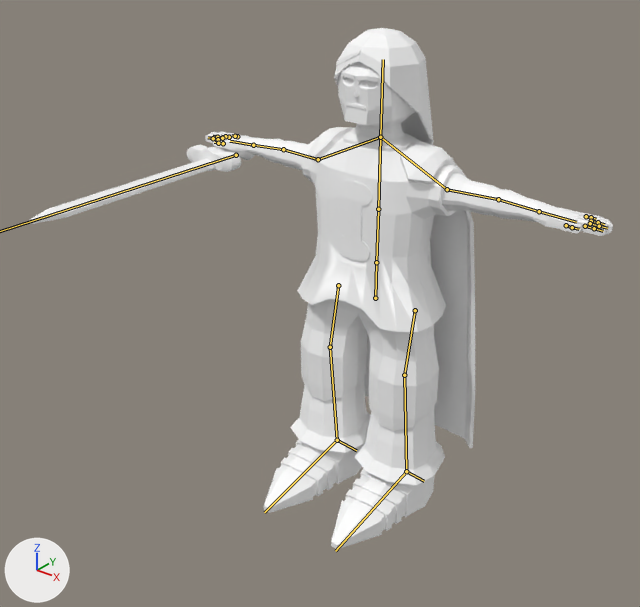
One commit to the glTF model figments-of-fuyan/assets/models/fof/cards/silas_iii.glb: the scene before it, then after it.
Before and after are seen from a camera (50 mm lens) standing at (1.93, -2.79, 2.51) and looking at (-0.06, -0.3, 0.97). The axes (+X, +Y, +Z) are drawn at lower left. The lights are the same throughout. The picture after the commit comes second. The bones that change, and the others that lie on the model, are drawn over the model as lines.

Names of what the first picture shows: 'SilasIII'.
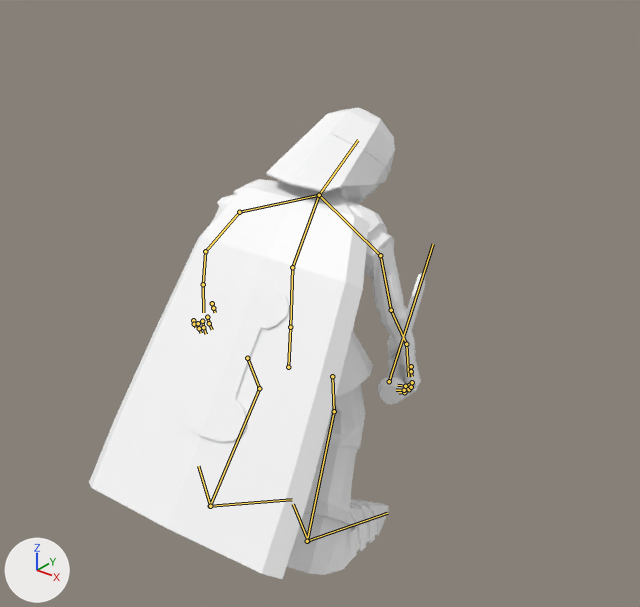
The newer file adds an action. The first version stands in its rest pose; the second is drawn at frame 34 of the action 'AttackSpin'.

Where the change shows, as pixel boxes (x1, y1, x2, y2) in the pictures (640 x 607 px):
'SilasIII', posed (42% narrower, 10% shorter): before (29, 28, 613, 549); after (89, 108, 426, 579)
bone 'Root', root to tip: before (375, 298) to (376, 262); after (288, 367) to (290, 327)
bone 'UpperLeg.R', root to tip: before (338, 285) to (330, 347); after (332, 376) to (334, 411)
bone 'LowerLeg.R', root to tip: before (330, 347) to (337, 440); after (334, 411) to (307, 541)
bone 'Foot.R', root to tip: before (337, 440) to (264, 512); after (307, 541) to (387, 513)
bone 'SpineLower', root to tip: before (376, 262) to (378, 209); after (290, 327) to (292, 267)
bone 'Spine', root to tip: before (378, 209) to (380, 137); after (292, 267) to (319, 195)
bone 'Head', root to tip: before (380, 137) to (383, 59); after (319, 195) to (358, 140)
bone 'Shoulder.R', root to tip: before (380, 137) to (318, 159); after (319, 195) to (380, 255)
bone 'ElbowLower.R', root to tip: before (318, 159) to (283, 149); after (380, 255) to (391, 310)
bone 'ElbowUpper.R', root to tip: before (283, 149) to (253, 145); after (391, 310) to (406, 344)
bone 'Hand.R', root to tip: before (253, 145) to (230, 141); after (406, 344) to (408, 376)
bone 'PinkieLower.R', root to tip: before (237, 136) to (235, 136); after (408, 386) to (406, 389)
bone 'PinkieUpper.R', root to tip: before (235, 136) to (232, 135); after (406, 389) to (402, 392)
bone 'RingLower.R', root to tip: before (229, 137) to (225, 136); after (409, 389) to (404, 392)
bone 'RingUpper.R', root to tip: before (225, 136) to (221, 136); after (404, 392) to (399, 392)
bone 'MiddleLower.R', root to tip: before (222, 138) to (217, 137); after (411, 387) to (404, 390)
bone 'MiddleUpper.R', root to tip: before (217, 137) to (212, 136); after (404, 390) to (396, 390)
bone 'IndexLower.R', root to tip: before (218, 139) to (213, 138); after (412, 382) to (405, 386)
bone 'IndexUpper.R', root to tip: before (213, 138) to (208, 137); after (405, 386) to (397, 385)
bone 'ElbowLower.L', root to tip: before (447, 189) to (498, 199); after (239, 212) to (205, 251)
bone 'ElbowUpper.L', root to tip: before (498, 199) to (539, 211); after (205, 251) to (203, 284)
bone 'Hand.L', root to tip: before (539, 211) to (576, 222); after (203, 284) to (203, 312)
bone 'PinkieLower.L', root to tip: before (586, 216) to (591, 217); after (193, 320) to (194, 324)
bone 'PinkieUpper.L', root to tip: before (591, 217) to (596, 219); after (194, 324) to (196, 327)
bone 'RingLower.L', root to tip: before (591, 221) to (598, 222); after (198, 323) to (199, 328)
bone 'MiddleLower.L', root to tip: before (590, 223) to (599, 226); after (202, 321) to (203, 327)
bone 'MiddleUpper.L', root to tip: before (599, 226) to (607, 228); after (203, 327) to (206, 334)
bone 'IndexLower.L', root to tip: before (585, 226) to (594, 228); after (207, 317) to (209, 323)
bone 'IndexUpper.L', root to tip: before (594, 228) to (603, 231); after (209, 323) to (212, 329)
bone 'ThumbLower.L', root to tip: before (566, 225) to (572, 227); after (212, 303) to (213, 308)
bone 'UpperLeg.L', root to tip: before (415, 310) to (404, 375); after (247, 358) to (259, 388)
bone 'LowerLeg.L', root to tip: before (404, 375) to (406, 471); after (259, 388) to (210, 506)
bone 'Foot.L', root to tip: before (406, 471) to (335, 551); after (210, 506) to (292, 499)

The change in detail:
Bone 'Root' (bone_root) moves from (0.0, 0.0, 0.0) to (-0.045, -0.12, 0.515).
Bone 'Root' (bone_root) turns from (0, 0, 0) to (13, -172, 4) degrees about its own x, y and z.
Bone 'UpperLeg.R' (bone_upperleg_r) turns from (0, 0, 0) to (30, -19, 8) degrees about its own x, y and z.
Bone 'LowerLeg.R' (bone_lowerleg_r) turns from (0, 0, 0) to (-65, 0, 0) degrees about its own x, y and z.
Bone 'Foot.R' (bone_foot_r) turns from (0, 0, 0) to (34, 17, -26) degrees about its own x, y and z.
Bone 'SpineLower' (bone_spinelower) turns from (0, 0, 0) to (-1, 0, 0) degrees about its own x, y and z.
Bone 'Spine' (bone_spine) turns from (0, 0, 0) to (23, 1, 8) degrees about its own x, y and z.
Bone 'Head' (bone_head) turns from (0, 0, 0) to (22, -4, 3) degrees about its own x, y and z.
Bone 'Shoulder.R' (bone_shoulder_r) turns from (0, 0, 0) to (8, -3, 0) degrees about its own x, y and z.
Bone 'ElbowLower.R' (bone_elbowlower_r) turns from (0, 0, 0) to (21, 29, 74) degrees about its own x, y and z.
Bone 'ElbowUpper.R' (bone_elbowupper_r) turns from (0, 0, 0) to (17, 8, 11) degrees about its own x, y and z.
Bone 'Hand.R' (bone_hand_r) turns from (0, 0, 0) to (-19, -38, 16) degrees about its own x, y and z.
Bone 'PinkieLower.R' (bone_pinkielower_r) turns from (0, 0, 0) to (0, 13, 28) degrees about its own x, y and z.
Bone 'PinkieUpper.R' (bone_pinkieupper_r) turns from (0, 0, 0) to (0, 13, 24) degrees about its own x, y and z.
Bone 'RingLower.R' (bone_ringlower_r) turns from (0, 0, 0) to (4, -6, 50) degrees about its own x, y and z.
Bone 'RingUpper.R' (bone_ringupper_r) turns from (0, 0, 0) to (5, -1, 28) degrees about its own x, y and z.
Bone 'MiddleLower.R' (bone_middlelower_r) turns from (0, 0, 0) to (4, -2, 62) degrees about its own x, y and z.
Bone 'MiddleUpper.R' (bone_middleupper_r) turns from (0, 0, 0) to (-5, 5, 27) degrees about its own x, y and z.
Bone 'IndexLower.R' (bone_indexlower_r) turns from (0, 0, 0) to (2, 7, 58) degrees about its own x, y and z.
Bone 'IndexUpper.R' (bone_indexupper_r) turns from (0, 0, 0) to (1, 6, 36) degrees about its own x, y and z.
Bone 'ElbowLower.L' (bone_elbowlower_l) turns from (0, 0, 0) to (-8, 50, -76) degrees about its own x, y and z.
Bone 'ElbowUpper.L' (bone_elbowupper_l) turns from (0, 0, 0) to (31, -23, 22) degrees about its own x, y and z.
Bone 'Hand.L' (bone_hand_l) turns from (0, 0, 0) to (8, -34, -11) degrees about its own x, y and z.
Bone 'PinkieLower.L' (bone_pinkielower_l) turns from (0, 0, 0) to (3, -1, -8) degrees about its own x, y and z.
Bone 'PinkieUpper.L' (bone_pinkieupper_l) turns from (0, 0, 0) to (6, -2, -14) degrees about its own x, y and z.
Bone 'RingLower.L' (bone_ringlower_l) turns from (0, 0, 0) to (1, -1, -17) degrees about its own x, y and z.
Bone 'MiddleLower.L' (bone_middlelower_l) turns from (0, 0, 0) to (2, -1, -10) degrees about its own x, y and z.
Bone 'MiddleUpper.L' (bone_middleupper_l) turns from (0, 0, 0) to (3, -1, -11) degrees about its own x, y and z.
Bone 'IndexLower.L' (bone_indexlower_l) turns from (0, 0, 0) to (3, -1, -12) degrees about its own x, y and z.
Bone 'IndexUpper.L' (bone_indexupper_l) turns from (0, 0, 0) to (3, -2, -14) degrees about its own x, y and z.
Bone 'ThumbLower.L' (bone_thumblower_l) turns from (0, 0, 0) to (2, -2, -9) degrees about its own x, y and z.
Bone 'UpperLeg.L' (bone_upperleg_l) turns from (0, 0, 0) to (34, -7, 12) degrees about its own x, y and z.
Bone 'LowerLeg.L' (bone_lowerleg_l) turns from (0, 0, 0) to (-59, 0, 0) degrees about its own x, y and z.
Bone 'Foot.L' (bone_foot_l) turns from (0, 0, 0) to (22, 7, -20) degrees about its own x, y and z.
Bone 'Weapon' (bone_weapon) moves from (0.0, 0.0, 0.0) to (-0.635, 0.329, 1.103).
Bone 'Weapon' (bone_weapon) turns from (0, 0, 0) to (-104, -62, -77) degrees about its own x, y and z.
